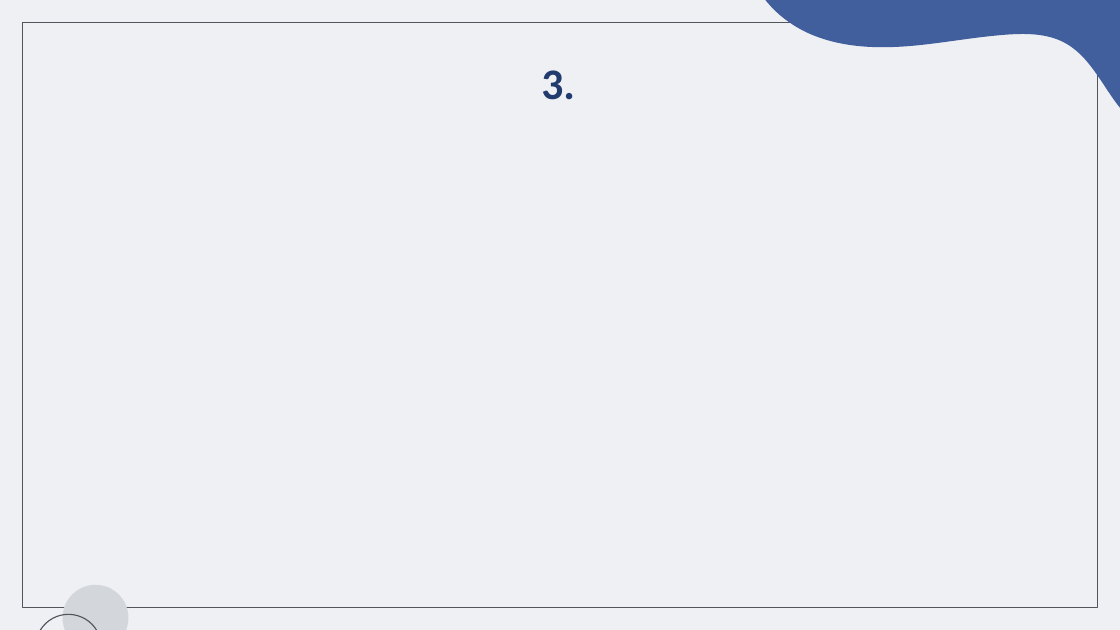
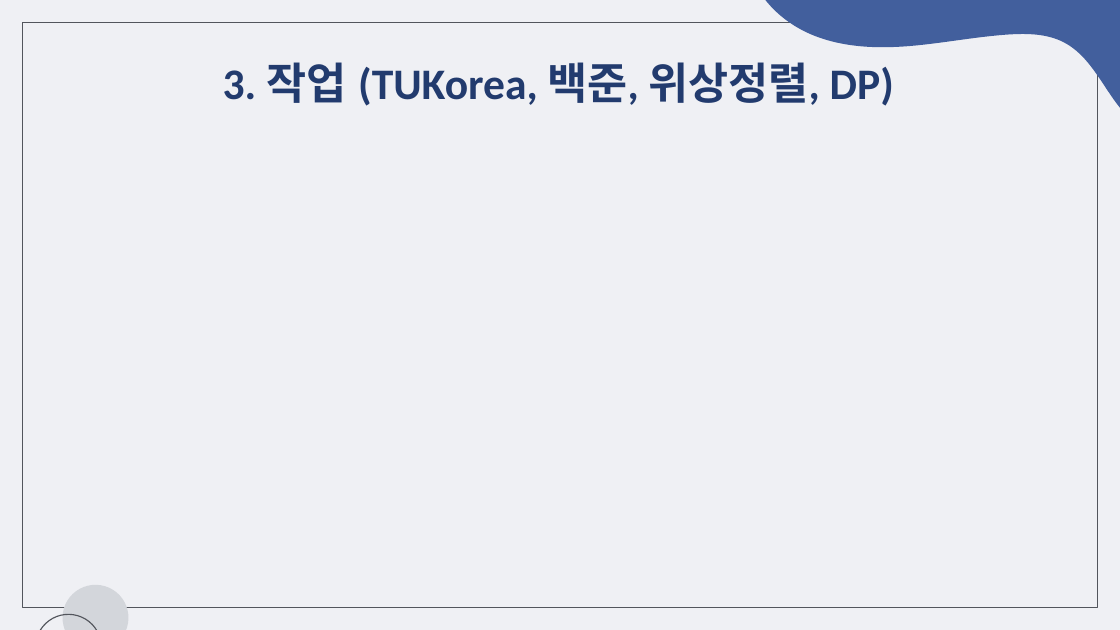
Before and after one commit to chaeeun-dev/CodingTest, a slide deck: slide 3 of 문제해결프로그래밍_숙제/제출용/숙제8_2022182035.pptx. Drawn at 1120x630 pixels with LibreOffice and Linux fonts; fonts in the diff are those of the drawing. Boxes give left, top, right and bottom in pixels: in the first picture for what was removed or moved away, otherwise in the second. Text is boxed around its words. In the diff, an @@ line names an element or a change of style, - is before the commit and + after.

```diff
--- a/문제해결프로그래밍_숙제/제출용/숙제8_2022182035.pptx
+++ b/문제해결프로그래밍_숙제/제출용/숙제8_2022182035.pptx
@@ title at box(223, 62, 894, 106): text changed @@
-3.
+3. 작업 (TUKorea, 백준, 위상정렬, DP)
```
Also in this commit, not shown: 1 slide added, 1 slide removed, 8 other files.
